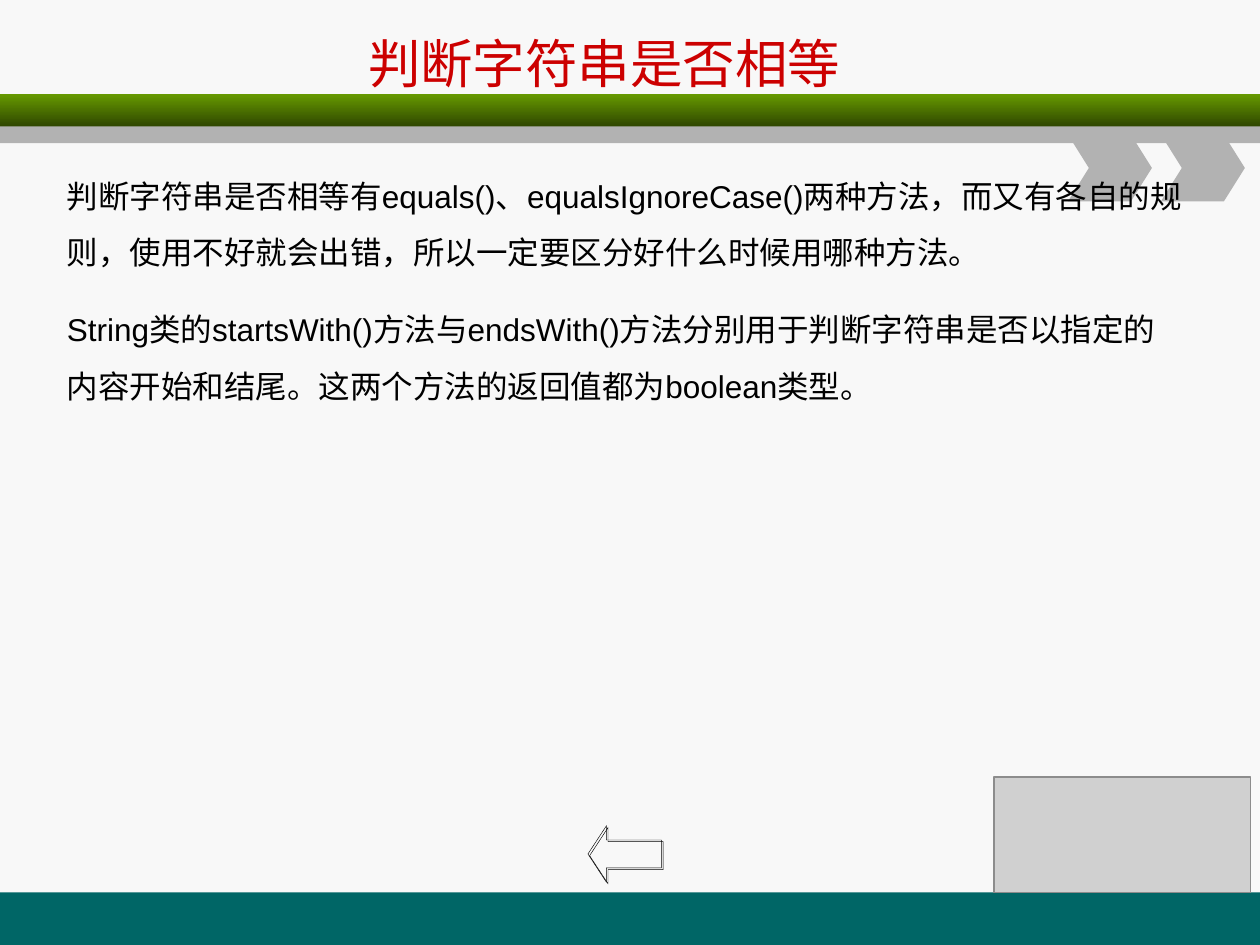
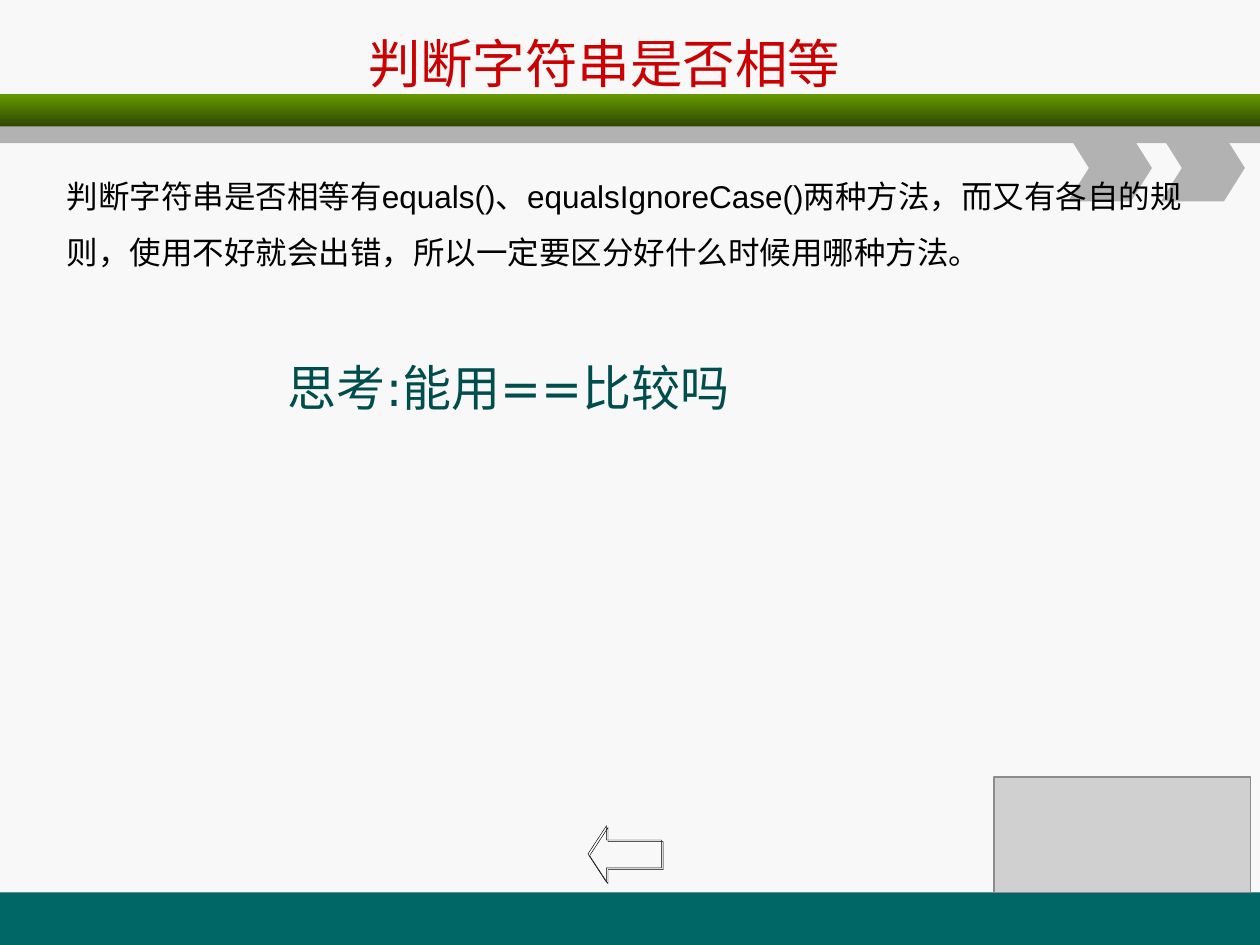
Before and after one commit to christwei/gitDoc, a slide deck: slide 61 of 课件/环宇/java编程基础/A2.ppt (slide 64 before the commit). Drawn at 1260x945 pixels with LibreOffice and Linux fonts; fonts in the diff are those of the drawing; grey boxes stand for pictures. Boxes give left, top, right and bottom in pixels: in the first picture for what was removed or moved away, otherwise in the second. Text is boxed around its words. In the diff, an @@ line names an element or a change of style, - is before the commit and + after.

```diff
--- a/课件/环宇/java编程基础/A2.ppt
+++ b/课件/环宇/java编程基础/A2.ppt
@@ text at (67, 316, 1156, 401): paragraph removed @@
-String类的startsWith()方法与endsWith()方法分别用于判断字符串是否以指定的内容开始和结尾。这两个方法的返回值都为boolean类型。
@@ text added at (288, 364, 729, 410), 28 pt, text #004D4D @@
+思考:能用==比较吗
```
Also in this commit, not shown: 13 other slides changed, 1 slide added, 4 slides removed, 22 other files.
